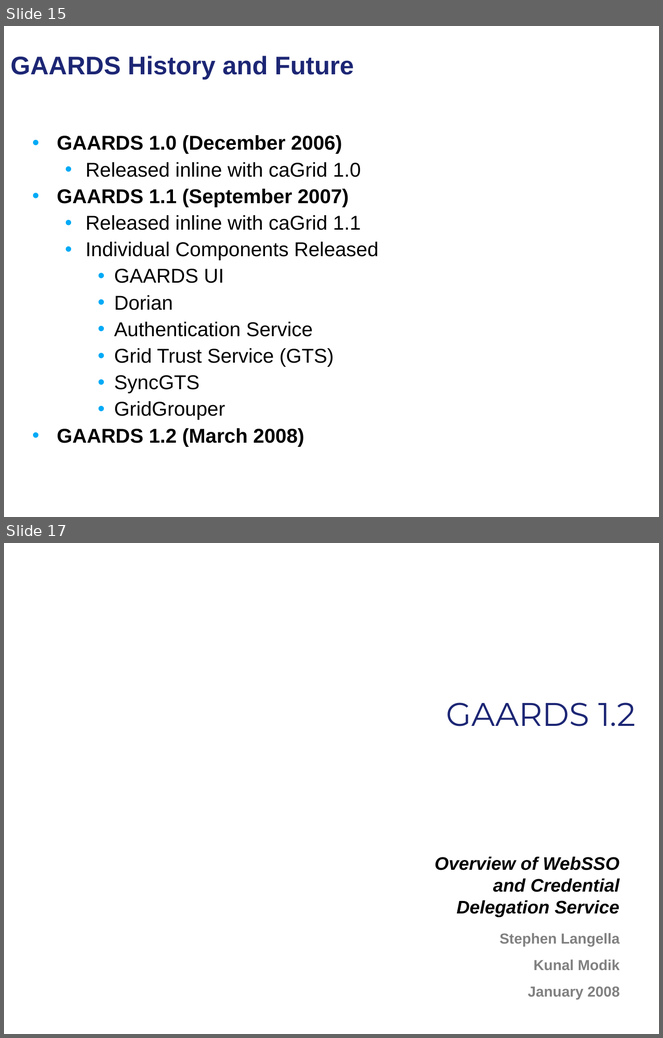
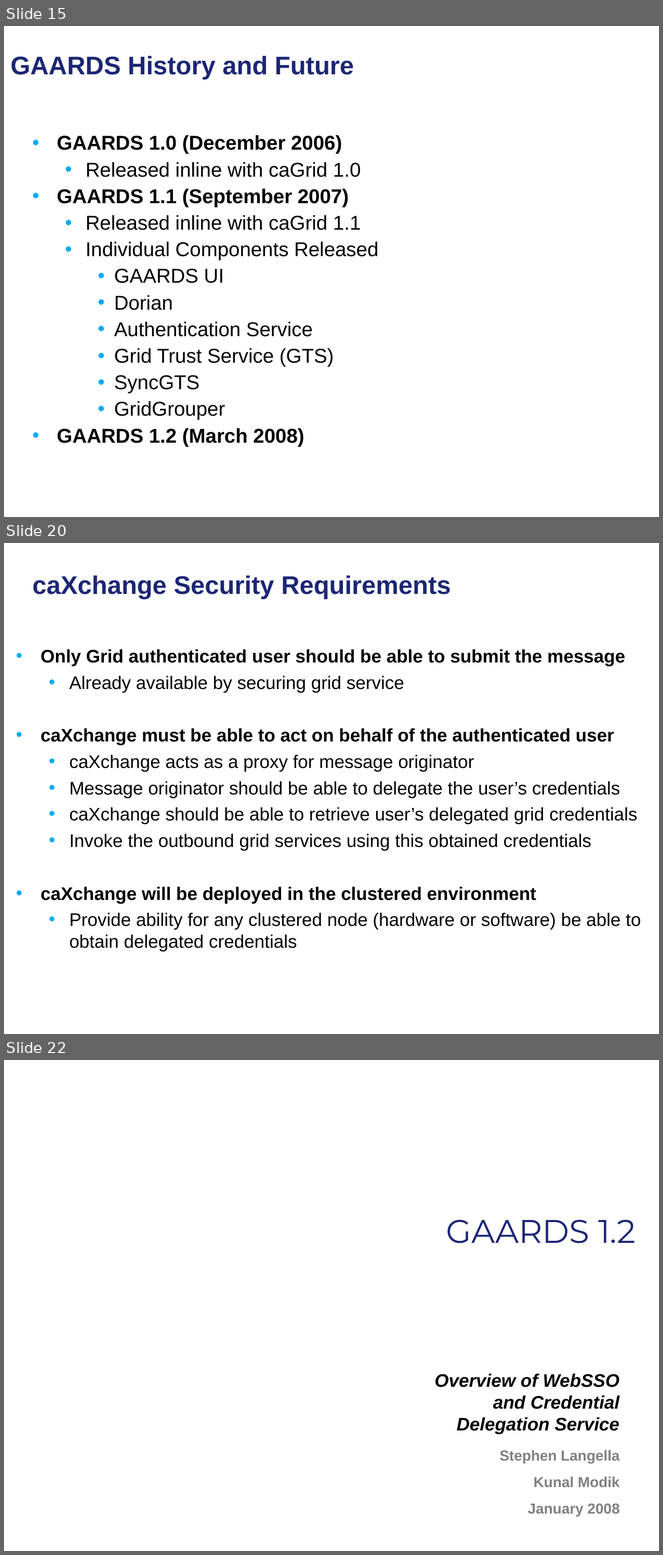
Before and after one commit to NCIP/cagrid-portal, a slide deck: cagrid-1-0/Documentation/presentations/security/gaards-arch-vcde-f2f-january-2008.ppt. Shown one above the other, each under a label of ours: slides 15 and 17 before the commit, slides 15, 20 and 22 after it; the slides between them are not shown. The pictures are 663x1038 and 663x1555 pixels, drawn with LibreOffice and Linux fonts; fonts in the diff are those of the drawing; background and template pictures are left out. Boxes give left, top, right and bottom in pixels: in the first picture for what was removed or moved away, otherwise in the second. Text is boxed around its words. In the diff, an @@ line names an element or a change of style, - is before the commit and + after.

```diff
--- a/cagrid-1-0/Documentation/presentations/security/gaards-arch-vcde-f2f-january-2008.ppt
+++ b/cagrid-1-0/Documentation/presentations/security/gaards-arch-vcde-f2f-january-2008.ppt
@@ slide 20 added at (x1=4, y1=543, x2=659, y2=1034), background picture (left out) @@
@@ title added at (x1=33, y1=575, x2=451, y2=599), 28 pt, text #1C2674, bold @@
+caXchange Security Requirements
@@ text added at (x1=40, y1=649, x2=641, y2=952), 20 pt, text #000000 @@
+• Only Grid authenticated user should be able to submit the message
+  • Already available by securing grid service
+• caXchange must be able to act on behalf of the authenticated user
+  • caXchange acts as a proxy for message originator
+  • Message originator should be able to delegate the user’s credentials
+  • caXchange should be able to retrieve user’s delegated grid credentials
+  • Invoke the outbound grid services using this obtained credentials
+• caXchange will be deployed in the clustered environment
+  • Provide ability for any clustered node (hardware or software) be able to obtain delegated credentials
@@ what was slide 17 is now slide 22 @@
```
Also in this commit, not shown: 5 other slides added, 1 slide removed.
